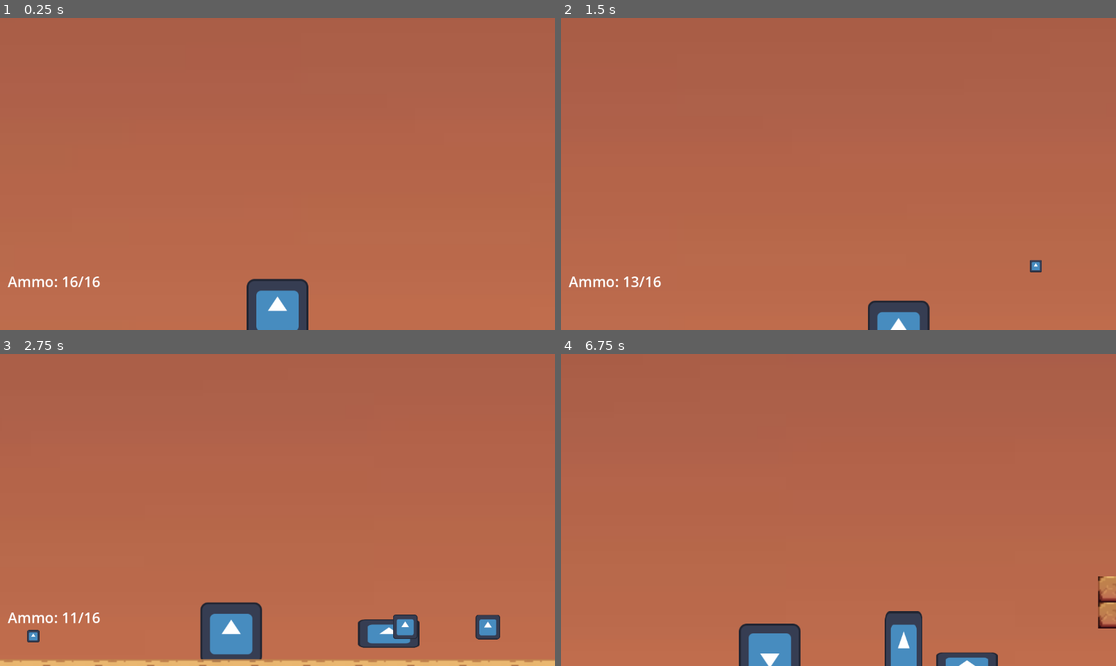
Above: before the commit, frames 1-4 (two rows, left to right).
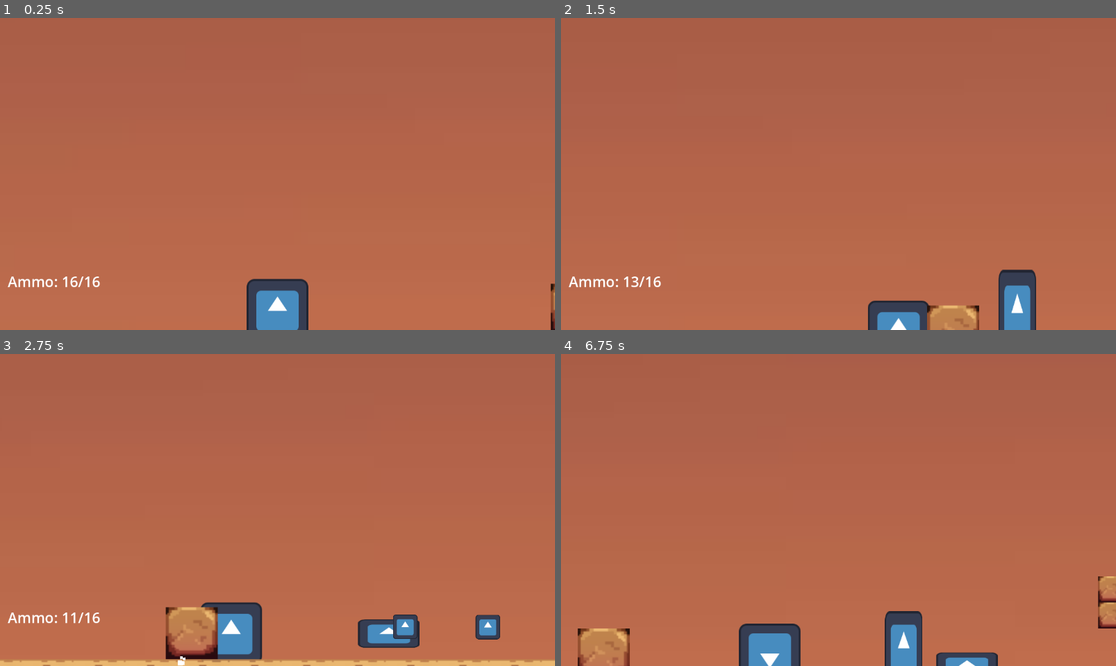
Above: after the commit, the same moments.

Repository: dzfrias/gladiator
Game: Godot game, scene res://scenes/level_playtest.tscn
Same seed, same stepped clock (60 frames per second), same inputs: the game is played once before the commit and once after it. This scene is started directly instead of the project's main scene. The engine's default icon, where the game draws it, is replaced by a stand-in: a white triangle on a blue panel in a dark square.
Inputs (mouse positions are in pixels of both pictures, inside the frame that each line leads up to):
- Up to frame 1 (0.25 s): no input
- Up to frame 2 (1.5 s): move the mouse to (960, 158) at 0.52 s; press the mouse at (960, 158) at 0.53 s; hold D (right) from 0.53 s (still down); tap Space (jump) at 0.77, 1.07 s; move the mouse to (727, 189) at 1.27 s; release the mouse at (727, 189) at 1.28 s; tap S (crouch) at 1.35 s
- Up to frame 3 (2.75 s): tap Space (jump) at 1.52, 1.82 s; click (166, 525) at 1.55 s; move the mouse to (333, 441) at 2.02 s; release D (right) at 2.03 s; press the mouse at (333, 441) at 2.03 s; hold A (left) from 2.03 s (still down)
- Up to frame 4 (6.75 s): move the mouse to (810, 572) at 2.77 s; release A (left) at 2.78 s; release the mouse at (810, 572) at 2.78 s; hold D (right) 2.78-4.28 s; tap E (roll) at 2.85 s; tap Space (jump) at 3.02, 3.32, 3.77, 4.07, 4.52, 4.82, 6.02, 6.32 s; click (810, 572) at 3.05 s; move the mouse to (1005, 556) at 3.52 s; hold Q (toggle_weapon) 3.53-4.28 s; click (1005, 556) at 3.8 s; move the mouse to (672, 463) at 4.27 s; hold A (left) 4.28-5.03 s; click (672, 463) at 4.35 s; move the mouse to (866, 510) at 5.02 s; hold D (right) 5.03-5.78 s; hold S (crouch) 5.03-5.78 s; click (866, 510) at 5.3 s; move the mouse to (755, 432) at 5.77 s; hold A (left) from 5.78 s (still down); click (755, 432) at 5.85 s; move the mouse to (960, 494) at 6.52 s; hold E (roll) from 6.53 s (still down)

The runs differ from the first frame. In frame 1, 0.1% of the frame differs, in the area x 99-100%, y 85-100%; in frame 2, 1.7%, in the area x 65-87%, y 77-100%; in frame 3, 1.1%; in frame 4, 0.4%.
Error in both runs: Invalid assignment of property or key 'position' with value of type 'Vector2' on a base object of type 'Nil'. (res://scripts/player/player.gd:82)

Commit message:
add basic idle ranged enemy

Diff:
--- a/assets/desert.tres
+++ b/assets/desert.tres
@@ -25,6 +25,7 @@
 3:2/0/physics_layer_1/polygon_0/points = PackedVector2Array(-18, -17.0384, 18, -17.0384, 18, -18, -18, -18)
 3:2/0/physics_layer_1/polygon_0/one_way = true
 3:3/0 = 0
+3:3/0/physics_layer_2/polygon_0/points = PackedVector2Array(-18, -18, 18, -18, 18, 18, -18, 18)
 4:0/0 = 0
 4:1/0 = 0
 4:2/0 = 0
@@ -78,6 +79,8 @@
 physics_layer_0/collision_layer = 1
 physics_layer_0/collision_mask = 7
 physics_layer_1/collision_layer = 32
+physics_layer_2/collision_layer = 64
+physics_layer_2/collision_mask = 0
 custom_data_layer_0/name = "fill"
 custom_data_layer_0/type = 3
 sources/3 = SubResource("TileSetAtlasSource_nvq3u")
--- a/project.godot
+++ b/project.godot
@@ -74,6 +74,7 @@
 2d_physics/layer_4="Roof"
 2d_physics/layer_5="Player"
 2d_physics/layer_6="Platform"
+2d_physics/layer_7="HidingBlock"
 
 [physics]
 
--- /dev/null
+++ b/scenes/idle_shooter.tscn
@@ -0,0 +1,50 @@
+[gd_scene load_steps=9 format=3 uid="uid://coe3qeptiibjf"]
+
+[ext_resource type="Script" path="res://scripts/enemies/idle_shooter.gd" id="1_gcame"]
+[ext_resource type="PackedScene" uid="uid://b1ft1sjche2hl" path="res://scenes/shooter_projectile.tscn" id="2_wdbwm"]
+[ext_resource type="PackedScene" path="res://assets/impact_particles.tscn" id="3_fhmks"]
+[ext_resource type="Texture2D" uid="uid://dccns2r7l5dx3" path="res://assets/icon.svg" id="4_eip30"]
+[ext_resource type="Script" path="res://scripts/health.gd" id="5_f8rp7"]
+[ext_resource type="PackedScene" uid="uid://cp8jetrkdcjtc" path="res://scenes/health_bar_creator.tscn" id="6_3hdsg"]
+
+[sub_resource type="RectangleShape2D" id="RectangleShape2D_d8kds"]
+size = Vector2(72, 165.88)
+
+[sub_resource type="CircleShape2D" id="CircleShape2D_oetyt"]
+radius = 902.29
+
+[node name="IdleShooter" type="CharacterBody2D"]
+position = Vector2(0, 74)
+collision_layer = 2
+collision_mask = 33
+script = ExtResource("1_gcame")
+projectile = ExtResource("2_wdbwm")
+impact_particle_prefab = ExtResource("3_fhmks")
+
+[node name="CollisionShape2D" type="CollisionShape2D" parent="."]
+position = Vector2(-0.959999, -89.06)
+shape = SubResource("RectangleShape2D_d8kds")
+
+[node name="Sprite2D" type="Sprite2D" parent="."]
+position = Vector2(-7.45058e-09, -90)
+scale = Vector2(0.61, 1.355)
+texture = ExtResource("4_eip30")
+
+[node name="DetectionZone" type="Area2D" parent="."]
+visible = false
+collision_layer = 0
+collision_mask = 20
+monitorable = false
+
+[node name="CollisionShape2D" type="CollisionShape2D" parent="DetectionZone"]
+shape = SubResource("CircleShape2D_oetyt")
+
+[node name="Health" type="Node" parent="."]
+script = ExtResource("5_f8rp7")
+max_health = 15.0
+
+[node name="HealthBarCreator" parent="." node_paths=PackedStringArray("health") instance=ExtResource("6_3hdsg")]
+health = NodePath("../Health")
+
+[node name="FiringPosition" type="Node2D" parent="."]
+position = Vector2(0, -144)
--- a/scenes/level_playtest.tscn
+++ b/scenes/level_playtest.tscn
@@ -1,10 +1,11 @@
-[gd_scene load_steps=8 format=4 uid="uid://c5seai2rapw4u"]
+[gd_scene load_steps=9 format=4 uid="uid://c5seai2rapw4u"]
 
 [ext_resource type="Texture2D" uid="uid://3ot88no4hqp0" path="res://assets/Background first layer.jpeg" id="1_xth1b"]
 [ext_resource type="PackedScene" uid="uid://dv7ihnextsw4v" path="res://scenes/player.tscn" id="2_arsj3"]
 [ext_resource type="TileSet" uid="uid://dpcafcjqg7xko" path="res://assets/desert.tres" id="3_i65ca"]
 [ext_resource type="PackedScene" uid="uid://bydm8vffd6nwt" path="res://scenes/wolf.tscn" id="5_jrgqa"]
 [ext_resource type="PackedScene" uid="uid://b8sfq85fv1ul4" path="res://scenes/shooter.tscn" id="6_akhvg"]
+[ext_resource type="PackedScene" uid="uid://coe3qeptiibjf" path="res://scenes/idle_shooter.tscn" id="7_2u84i"]
 [ext_resource type="PackedScene" uid="uid://dktl7ywhwt15s" path="res://scenes/player_ui.tscn" id="7_l5pn1"]
 
 [sub_resource type="WorldBoundaryShape2D" id="WorldBoundaryShape2D_8pxj3"]
@@ -21,7 +22,7 @@
 
 [node name="TileMapLayer" type="TileMapLayer" parent="."]
 scale = Vector2(3, 3)
-tile_map_data = PackedByteArray("AAACAAEAAwAKAAIAAAD8/wEAAwA …(40623 unchanged characters)… ADAAIAAAB5APf/AwADAAIAAAB6APf/AwADAAIAAAA=")
+tile_map_data = PackedByteArray("AAACAAEAAwAKAAIAAAD8/wEAAwA …(40623 unchanged characters)… ADAAIAAAB5APf/AwADAAIAAAB6APf/AwADAAIAAADs////AwADAAMAAAA=")
 tile_set = ExtResource("3_i65ca")
 
 [node name="WorldBoundry" type="StaticBody2D" parent="."]
@@ -114,3 +115,6 @@
 
 [node name="Node2D11" parent="EnemyGroup" instance=ExtResource("5_jrgqa")]
 position = Vector2(12654, -687)
+
+[node name="IdleShooter" parent="." instance=ExtResource("7_2u84i")]
+position = Vector2(-1973, -5)
--- a/scenes/projectile.tscn
+++ b/scenes/projectile.tscn
@@ -7,7 +7,7 @@
 size = Vector2(26, 26)
 
 [node name="Area2D" type="Area2D"]
-collision_mask = 3
+collision_mask = 67
 script = ExtResource("1_7bmss")
 
 [node name="CollisionShape2D" type="CollisionShape2D" parent="."]
--- a/scenes/shooter_projectile.tscn
+++ b/scenes/shooter_projectile.tscn
@@ -8,7 +8,7 @@
 
 [node name="ShooterProjectile" type="Area2D"]
 collision_layer = 0
-collision_mask = 17
+collision_mask = 81
 script = ExtResource("1_q7bol")
 
 [node name="Sprite2D" type="Sprite2D" parent="."]
--- /dev/null
+++ b/scripts/enemies/idle_shooter.gd
@@ -0,0 +1,102 @@
+class_name IdleShooter extends CharacterBody2D
+
+@export_category("Shooting")
+@export var projectile: PackedScene
+@export var projectile_speed := 800.0
+@export var projectile_damage := 4.0
+@export var prepare_attack_time := 0.25
+@export var shoot_cooldown_avg: float = 1.4
+@export var shoot_cooldown_sd: float = 0.2
+@export var idle_time: float = 1
+@export var hide_time: float = 5
+@export var max_ammo: int = 3
+
+@export var impact_particle_prefab: PackedScene
+
+@onready var detection_zone = $DetectionZone
+@onready var firing_position = $FiringPosition
+
+var _state: State = State.HIDING
+@onready var _tracking: Node2D = Player.Instance
+var _can_attack: bool = true
+var _can_stand: bool = true
+var _direction
+var ammo: int
+
+enum State {
+	HIDING,
+	STANDING,
+	SHOOTING,
+}
+
+func _ready() -> void:
+	$Health.died.connect(_on_health_died)
+	$Health.damage_taken.connect(_on_health_damage_taken)
+	ammo = max_ammo
+
+func _physics_process(delta: float) -> void:
+	if not is_on_floor():
+		velocity += get_gravity() * delta
+
+	match _state:
+		State.HIDING:
+			var xdist := _tracking.position.x - position.x
+			_direction = signf(xdist)
+			scale.x = _direction
+			if detection_zone.has_overlapping_bodies() and _can_stand:
+				_stand()
+		State.STANDING:
+			scale.y = 1
+			var xdist := _tracking.position.x - position.x
+			_direction = signf(xdist)
+			scale.x = _direction
+			if ammo <= 0:
+				_hide()
+
+			if _can_attack:
+				_shoot(_direction)
+
+func _shoot(direction: float) -> void:
+	_state = State.SHOOTING
+	await get_tree().create_timer(prepare_attack_time).timeout
+	var p := projectile.instantiate() as HorizontalProjectile
+	get_tree().root.add_child(p)
+	var angle: float
+	if direction == 1:
+		angle = 0.0
+	else:
+		angle = PI
+	p.fire(projectile_speed, angle)
+	p.damage = projectile_damage
+	p.global_position = firing_position.global_position
+	ammo -= 1
+	await get_tree().create_timer(idle_time).timeout
+	_state = State.STANDING
+	_can_attack = false
+	var wait := randfn(shoot_cooldown_avg, shoot_cooldown_sd)
+	await get_tree().create_timer(wait).timeout
+	_can_attack = true
+
+func _stand():
+	_state = State.STANDING
+
+func _hide():
+	_state = State.HIDING
+	_can_stand = false
+	scale.y = 0.5
+	await get_tree().create_timer(hide_time).timeout
+	_can_stand = true
+	ammo = max_ammo
+
+func _on_health_damage_taken(_amount: float, _direction: Vector2) -> void:
+	var impact_particles = impact_particle_prefab.instantiate()
+	impact_particles.global_position = global_position
+	get_tree().root.add_child(impact_particles)
+	impact_particles.direction = _direction
+	impact_particles.emitting = true
+
+	print("Shooter damage taken")
+
+func _on_health_died() -> void:
+	print("Shooter died")
+	queue_free()
Not shown: 1 places in scenes/shooter.tscn that only renumber resources
